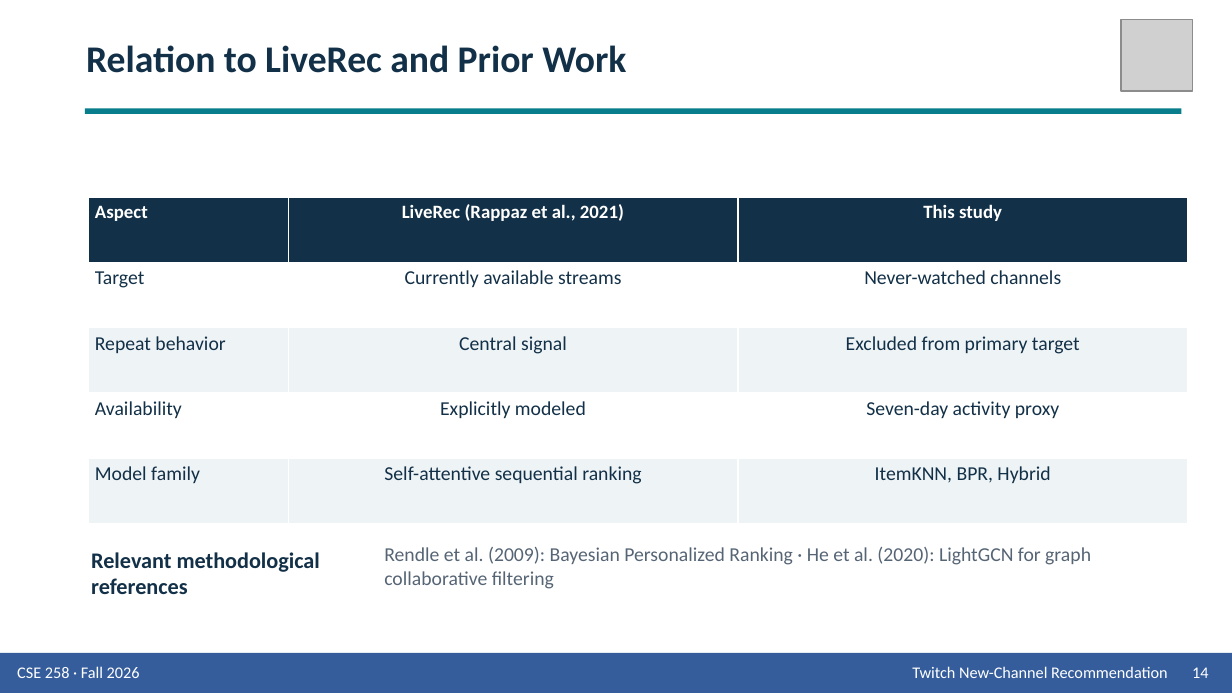
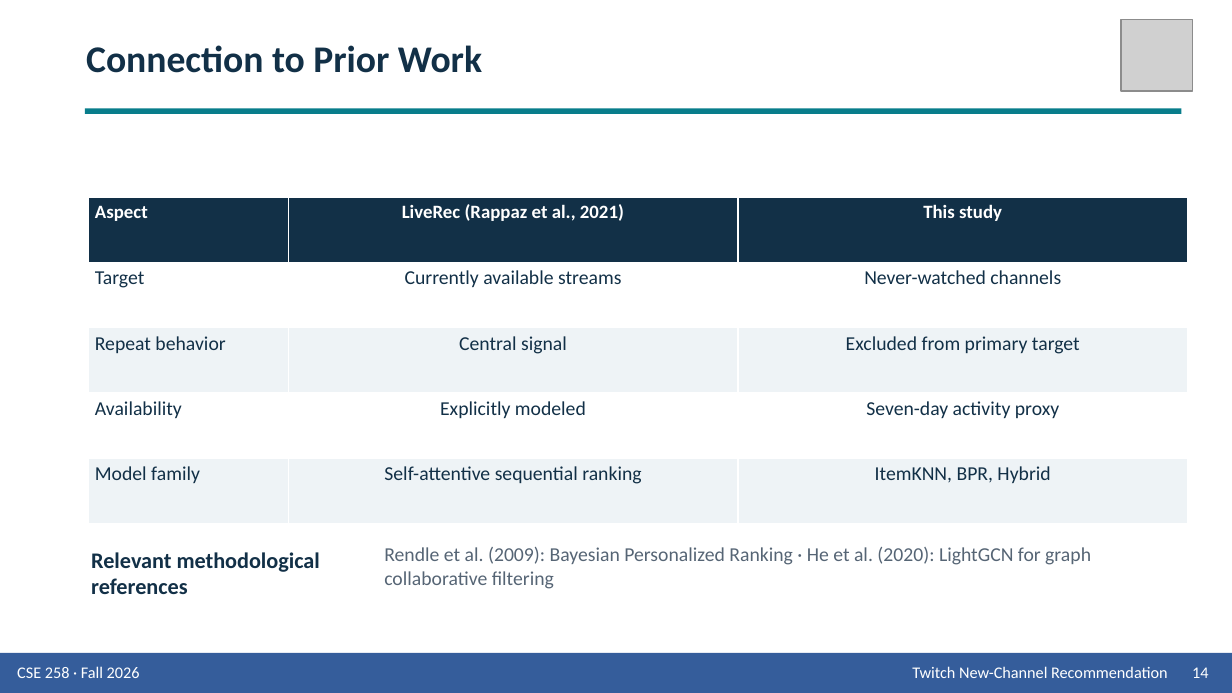
Before and after one commit to Wen-Chieh-Lo/You-know-who-did-God-did-, a slide deck: slide 14 of presentation/Group_9_Presentation_Twitch.pptx. Drawn at 1232x693 pixels with LibreOffice and Linux fonts; fonts in the diff are those of the drawing; grey boxes stand for pictures. Boxes give left, top, right and bottom in pixels: in the first picture for what was removed or moved away, otherwise in the second. Text is boxed around its words. In the diff, an @@ line names an element or a change of style, - is before the commit and + after.

```diff
--- a/presentation/Group_9_Presentation_Twitch.pptx
+++ b/presentation/Group_9_Presentation_Twitch.pptx
@@ text at <box>86,45,482,73</box>: text changed @@
-Relation to LiveRec and Prior Work
+Connection to Prior Work
```
Also in this commit, not shown: 12 other slides changed, 2 other files.
